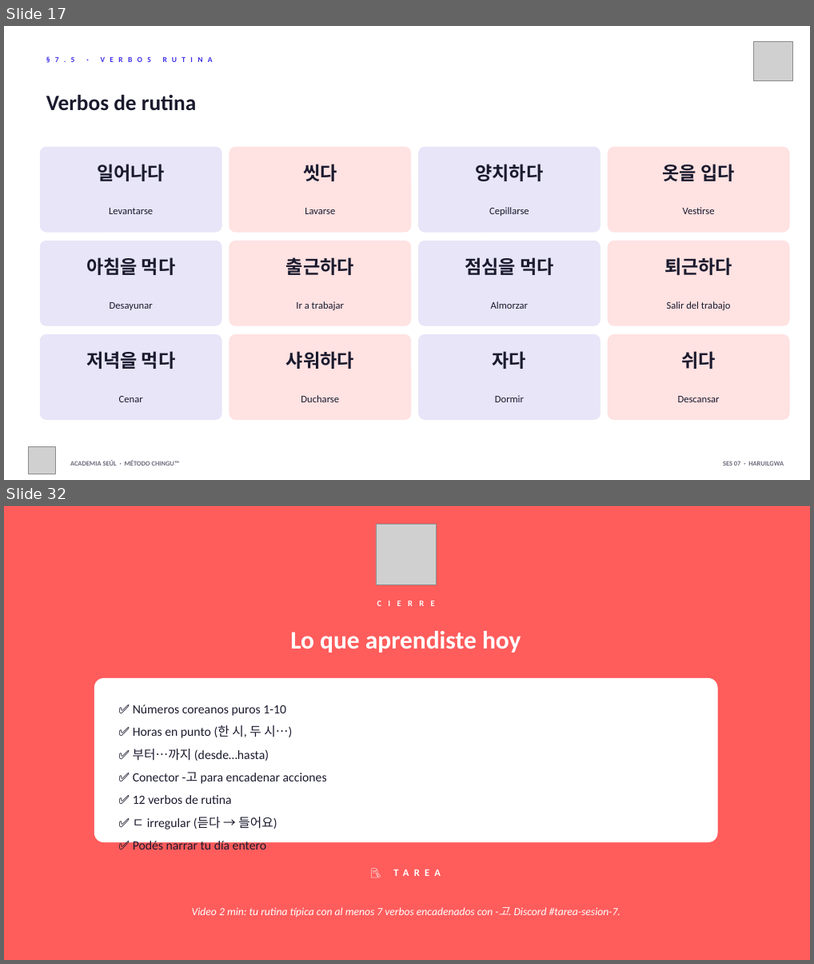
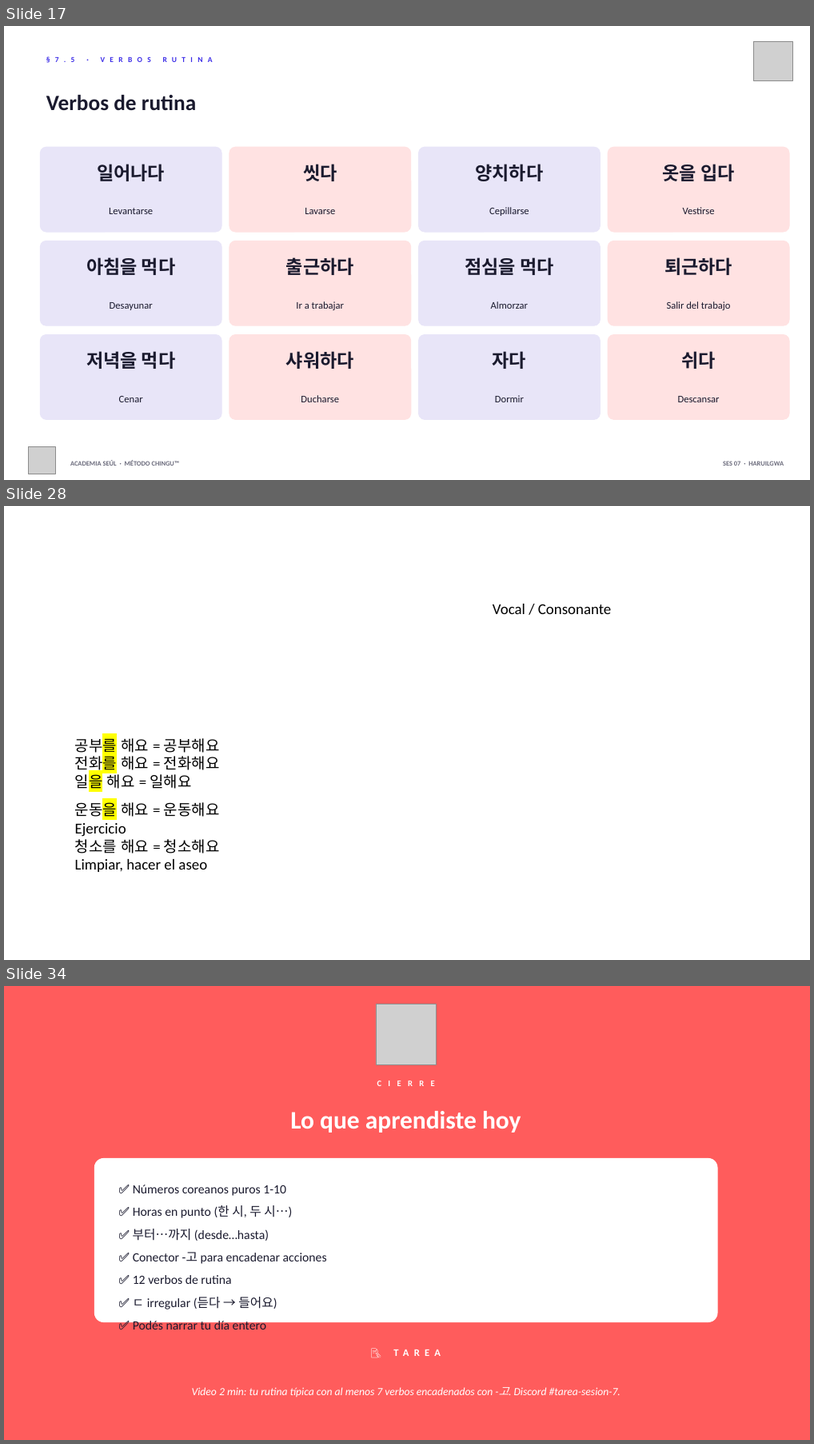
Before and after one commit to academiaseul/ACADEMIASEULWEB, a slide deck: A1_Nivel_1/07_Rutina_Diaria/Sesion_07_Rutina_Diaria_v2.pptx. Shown one above the other, each under a label of ours: slides 17 and 32 before the commit, slides 17, 28 and 34 after it; the slides between them are not shown. The pictures are 814x964 and 814x1444 pixels, drawn with LibreOffice and Linux fonts; fonts in the diff are those of the drawing; grey boxes stand for pictures; background and template pictures are left out. Boxes give left, top, right and bottom in pixels: in the first picture for what was removed or moved away, otherwise in the second. Text is boxed around its words. In the diff, an @@ line names an element or a change of style, - is before the commit and + after.

```diff
--- a/A1_Nivel_1/07_Rutina_Diaria/Sesion_07_Rutina_Diaria_v2.pptx
+++ b/A1_Nivel_1/07_Rutina_Diaria/Sesion_07_Rutina_Diaria_v2.pptx
@@ slide 28 added at (4,506,810,960), background picture (left out) @@
@@ text added at (493,604,612,614), 18 pt, text #000000 @@
+Vocal / Consonante
@@ text added at (75,735,220,792), 18 pt, text #000000 @@
+공부를 해요 = 공부해요
+전화를 해요 = 전화해요
+일을 해요 = 일해요
@@ text added at (75,800,220,872), 18 pt, text #000000 @@
+운동을 해요 = 운동해요
+Ejercicio
+청소를 해요 = 청소해요
+Limpiar, hacer el aseo
@@ what was slide 32 is now slide 34 @@
```
Also in this commit, not shown: 2 slides changed, 10 other slides added, 9 slides removed, 41 other files.
